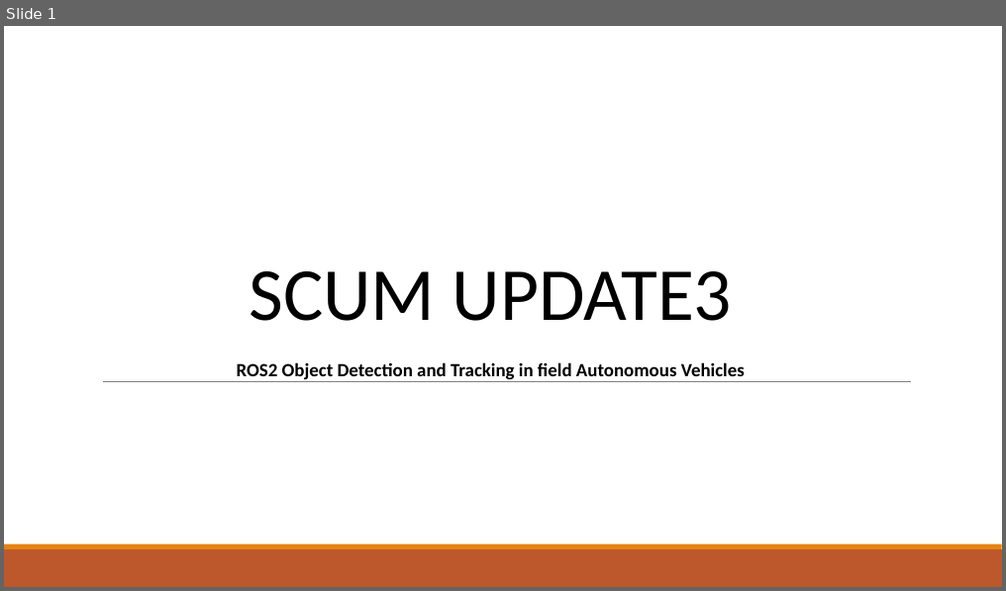
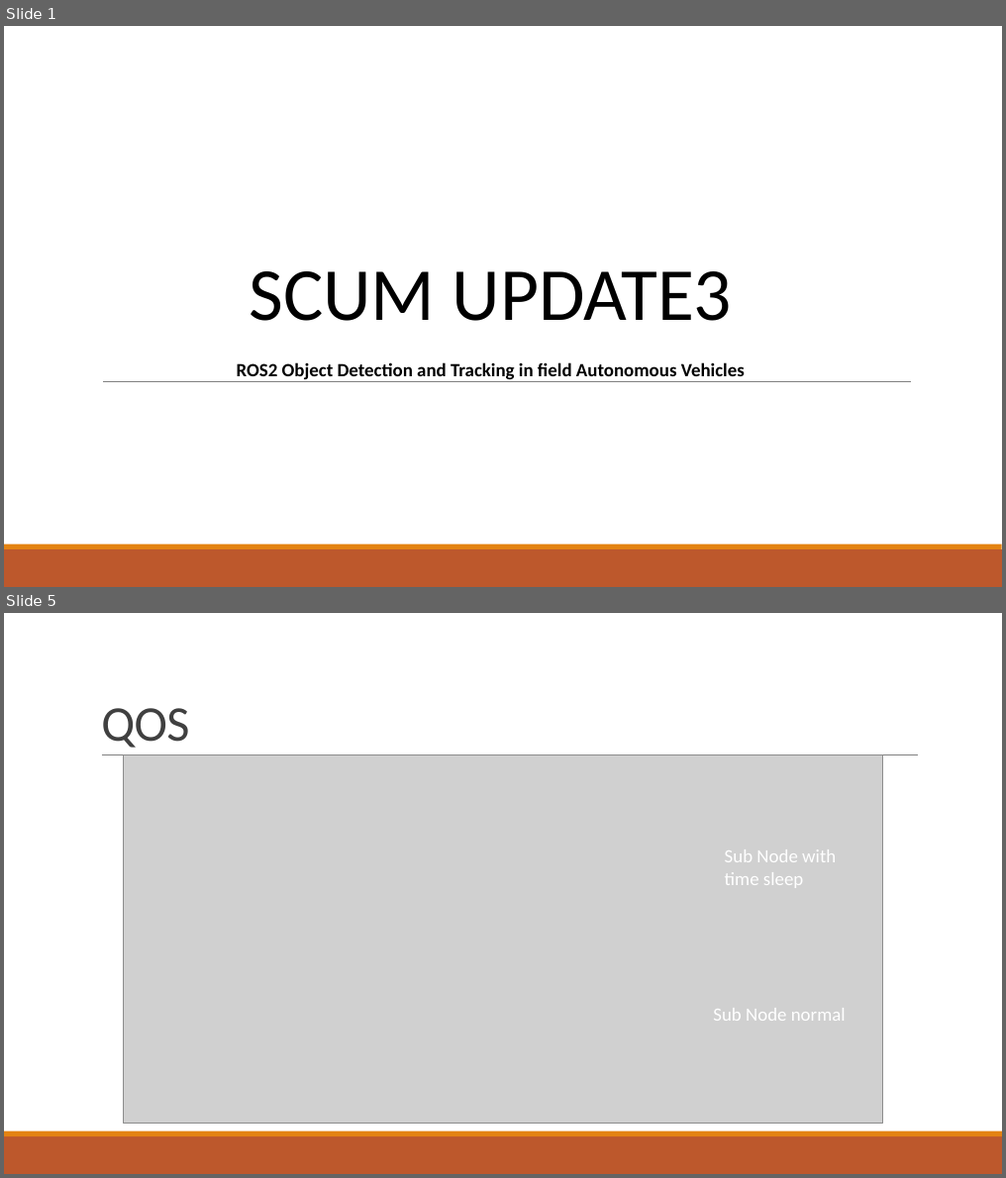
Before and after one commit to pound03/FRA361-ROBOTICS-STUDIO-IV-OPEN-TOPICS, a slide deck: doc/scrum/scrum2/scurm 3.pptx. Shown one above the other, each under a label of ours: slide 1 before the commit, slides 1 and 5 after it; the slides between them are not shown. The pictures are 1006x591 and 1006x1178 pixels, drawn with LibreOffice and Linux fonts; fonts in the diff are those of the drawing; grey boxes stand for pictures. Boxes give left, top, right and bottom in pixels: in the first picture for what was removed or moved away, otherwise in the second. Text is boxed around its words. In the diff, an @@ line names an element or a change of style, - is before the commit and + after.

```diff
--- a/doc/scrum/scrum2/scurm 3.pptx
+++ b/doc/scrum/scrum2/scurm 3.pptx
@@ slide 5 added at (x1=4, y1=613, x2=1002, y2=1174), background #FFFFFF; not listed: 2 template elements that a slide beside it also shows @@
@@ title added at (x1=101, y1=708, x2=189, y2=748), 48 pt, text #404040 @@
+QOS
@@ line added from (102, 756) to (918, 756), #808080 0.5 pt @@
@@ picture added at (x1=123, y1=756, x2=883, y2=1124) @@
@@ text added at (x1=725, y1=850, x2=836, y2=888), 18 pt, text #FFFFFF @@
+Sub Node with time sleep
@@ text added at (x1=713, y1=1008, x2=846, y2=1021), 18 pt, text #FFFFFF @@
+Sub Node normal
```
Also in this commit, not shown: 1 slide changed, 11 other slides added, 3 slides removed, 2 other files.
